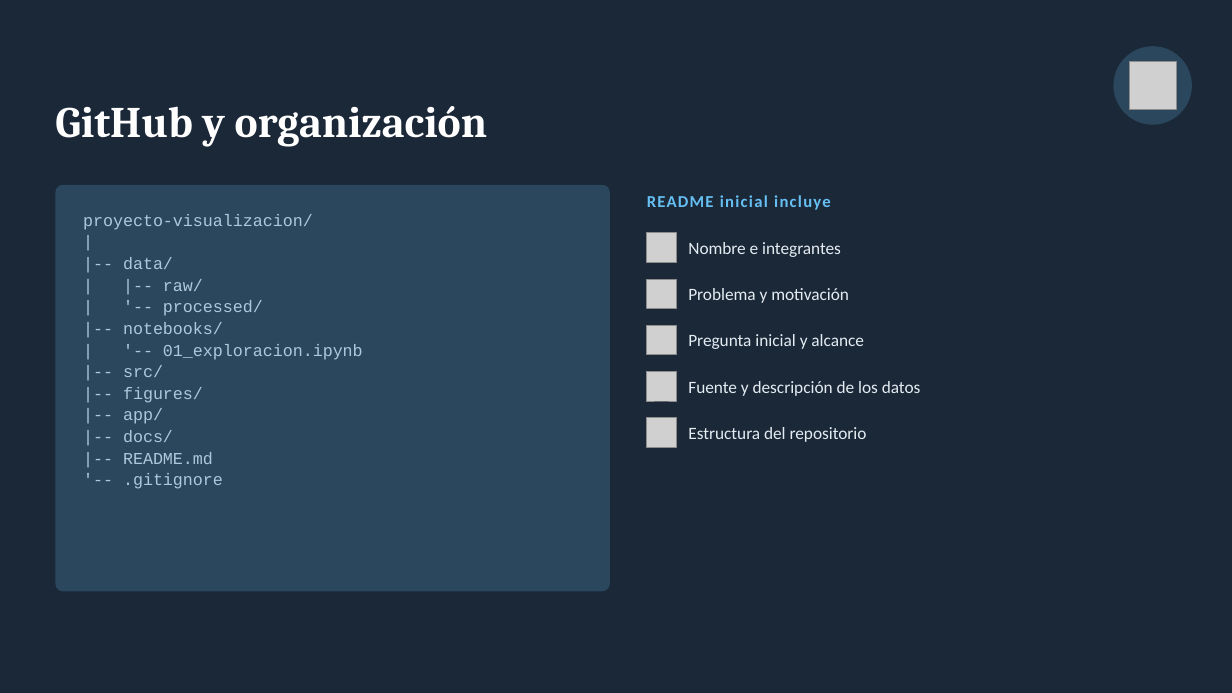
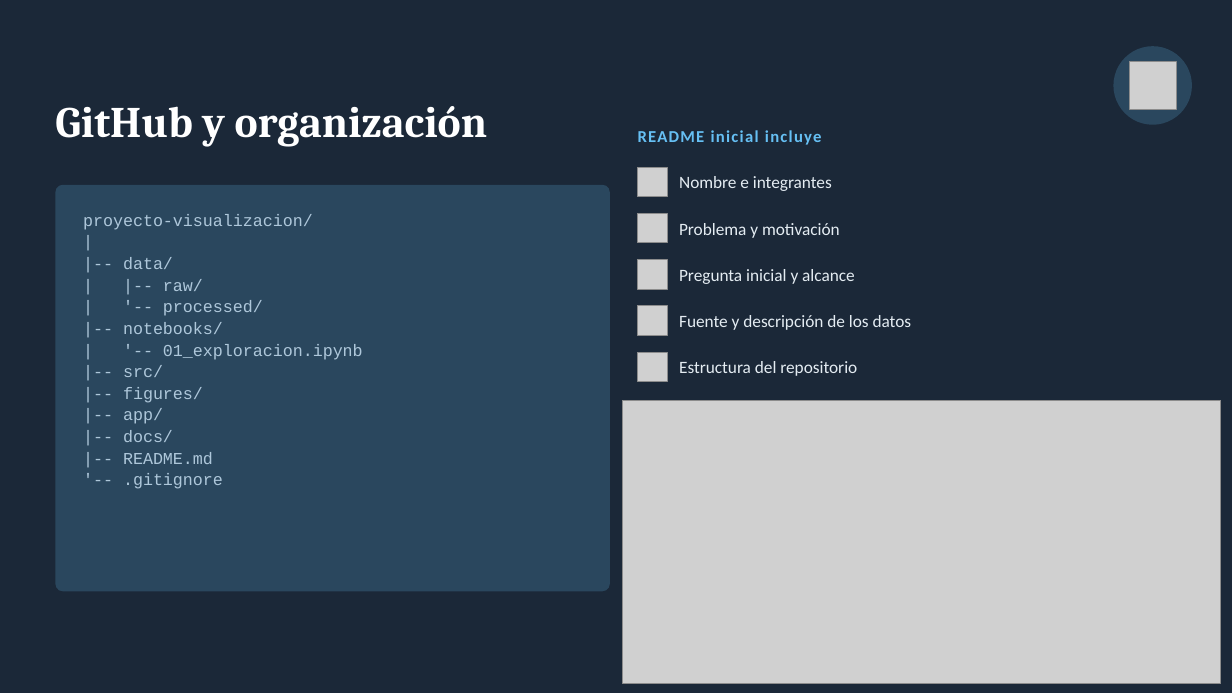
Before and after one commit to MaxiBonoUSM/Radiografia-Steam, a slide deck: slide 6 of docs/Radiografía Steam.pptx. Drawn at 1232x693 pixels with LibreOffice and Linux fonts; fonts in the diff are those of the drawing; grey boxes stand for pictures. Boxes give left, top, right and bottom in pixels: in the first picture for what was removed or moved away, otherwise in the second. Text is boxed around its words. In the diff, an @@ line names an element or a change of style, - is before the commit and + after.

```diff
--- a/docs/Radiografía Steam.pptx
+++ b/docs/Radiografía Steam.pptx
@@ 6 texts, 5 pictures moved together from (x1=647, y1=195, x2=921, y2=447) to (x1=638, y1=130, x2=912, y2=382) @@
@@ picture added at (x1=622, y1=400, x2=1221, y2=684) @@
```
Also in this commit, not shown: 3 other slides changed.
